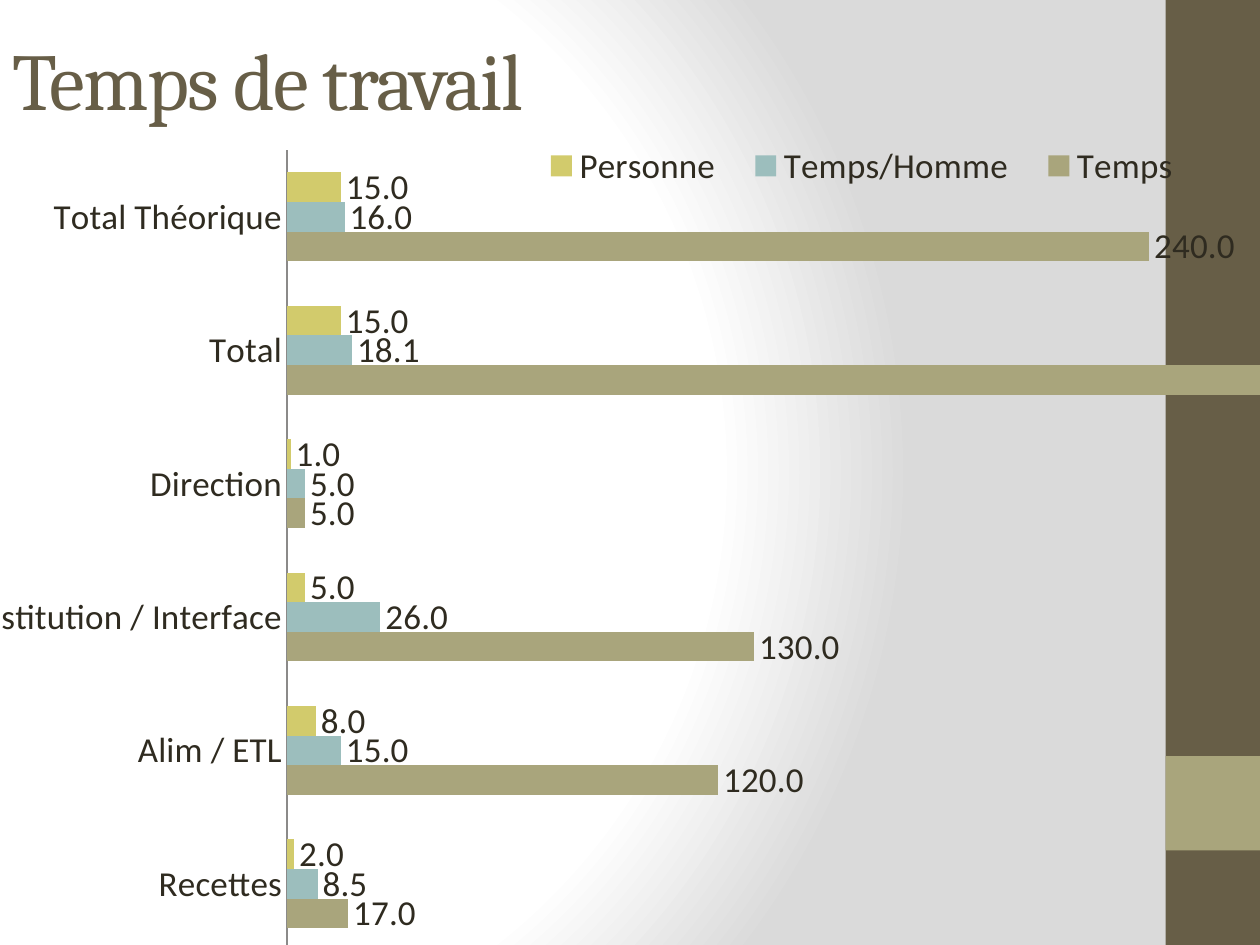
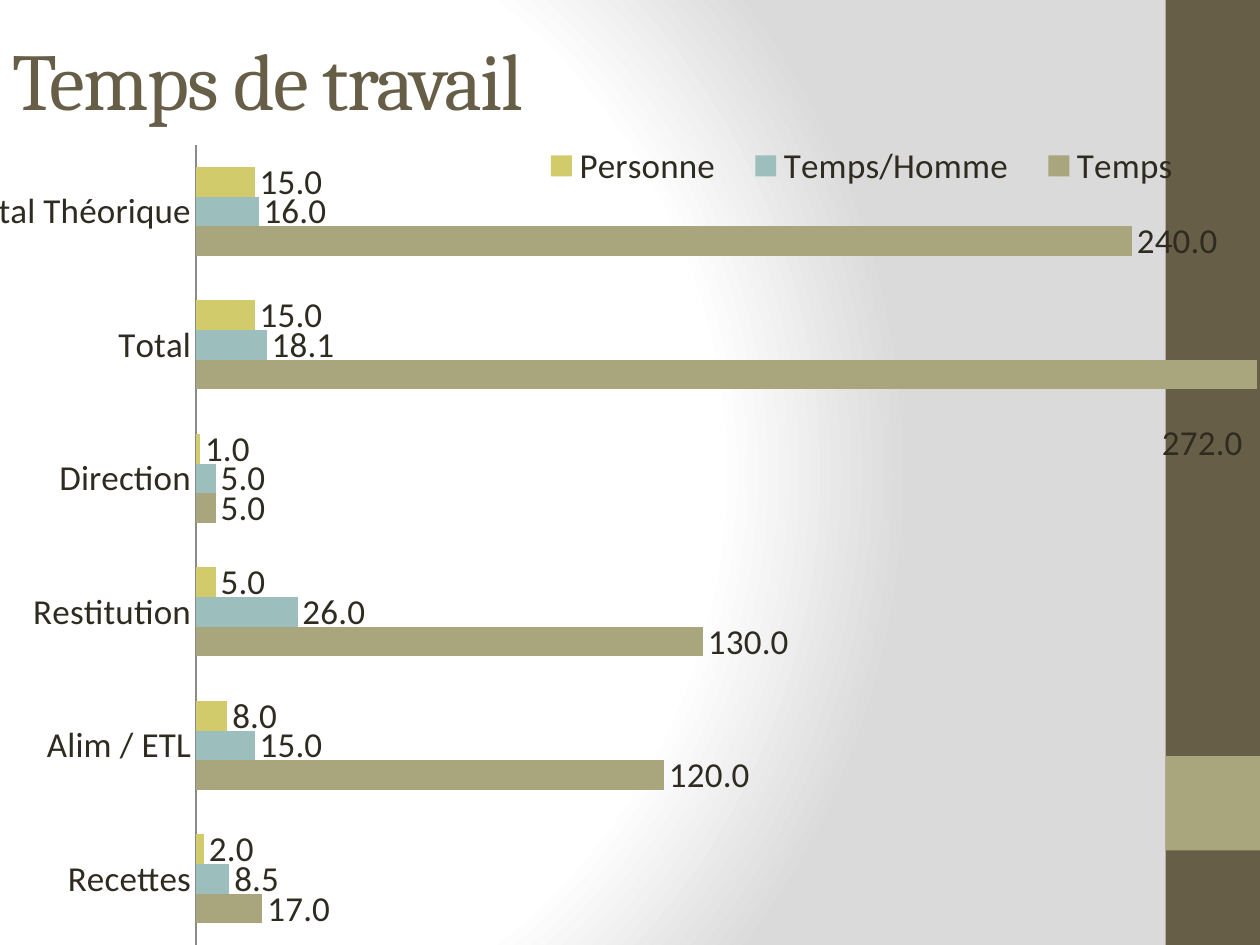
Before and after one commit to lobtec/dartiesgroupe2, a slide deck: slide 4 of PROJET/Presentation/PRE_26-01-11.pptx. Drawn at 1260x945 pixels with LibreOffice and Linux fonts; fonts in the diff are those of the drawing. Boxes give left, top, right and bottom in pixels: in the first picture for what was removed or moved away, otherwise in the second. Text is boxed around its words. In the diff, an @@ line names an element or a change of style, - is before the commit and + after.

```diff
--- a/PROJET/Presentation/PRE_26-01-11.pptx
+++ b/PROJET/Presentation/PRE_26-01-11.pptx
@@ bar chart at [0, 66, 1260, 945] @@
-categories: Recettes, Alim / ETL, Restitution / Interface, Direction, Total, Total Théorique
+categories: Recettes, Alim / ETL, Restitution, Direction, Total, Total Théorique
@@ data labels of Temps changed @@
@@ plot area changed @@
```
Also in this commit, not shown: 1 other slide changed, 1 slide added.
